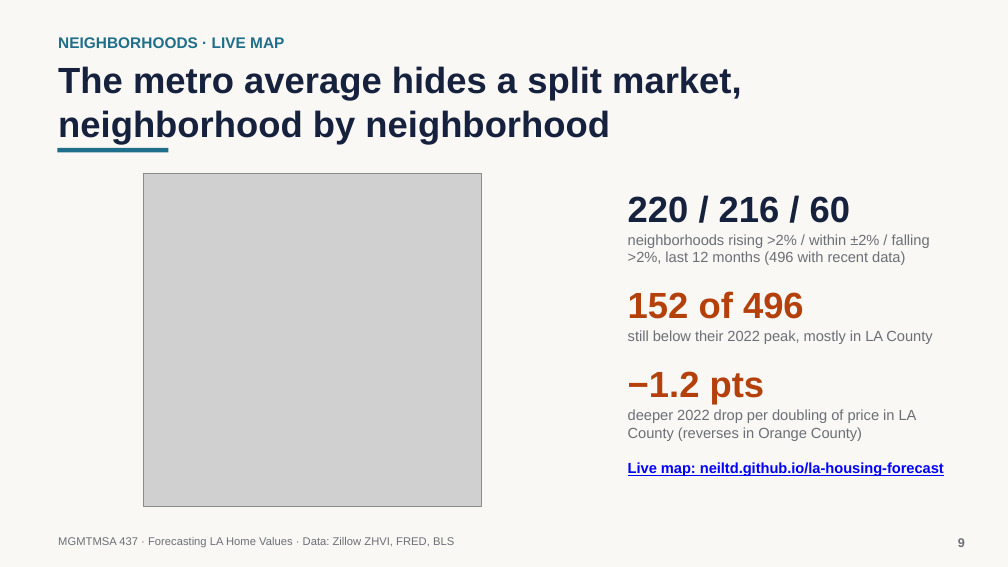
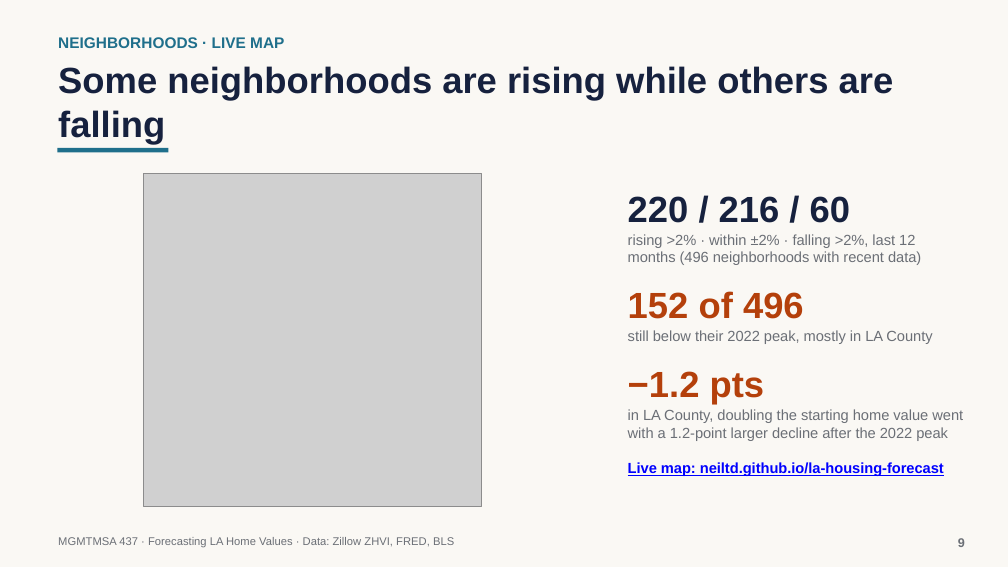
Before and after one commit to neiltd/la-housing-forecast, a slide deck: slide 9 of slides/LA_home_values_slides.pptx. Drawn at 1008x567 pixels with LibreOffice and Linux fonts; fonts in the diff are those of the drawing; grey boxes stand for pictures. Boxes give left, top, right and bottom in pixels: in the first picture for what was removed or moved away, otherwise in the second. Text is boxed around its words. In the diff, an @@ line names an element or a change of style, - is before the commit and + after.

```diff
--- a/slides/LA_home_values_slides.pptx
+++ b/slides/LA_home_values_slides.pptx
@@ text at <box>58,66,894,144</box>: text changed @@
-The metro average hides a split market, neighborhood by neighborhood
+Some neighborhoods are rising while others are falling
@@ text at <box>628,234,921,265</box>: text changed @@
-neighborhoods rising >2% / within ±2% / falling >2%, last 12 months (496 with recent data)
+rising >2% · within ±2% · falling >2%, last 12 months (496 neighborhoods with recent data)
@@ text at <box>628,409,963,441</box>: text changed @@
-deeper 2022 drop per doubling of price in LA County (reverses in Orange County)
+in LA County, doubling the starting home value went with a 1.2-point larger decline after the 2022 peak
```
Also in this commit, not shown: 9 other slides changed, 3 other files.
